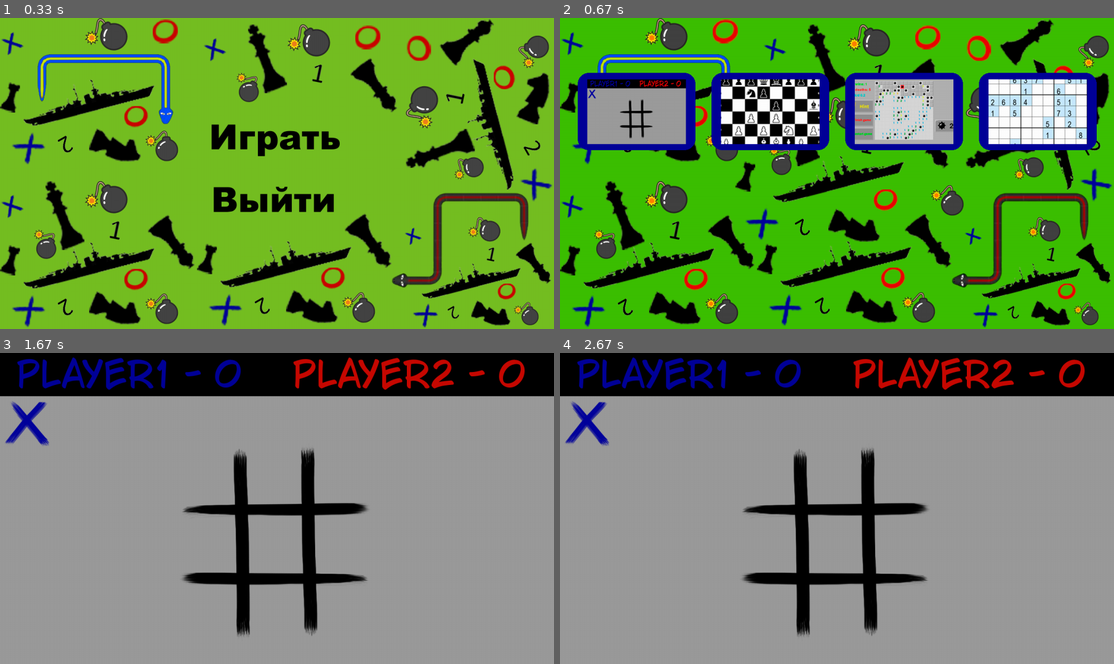
Above: before the commit, frames 1-4 (two rows, left to right).
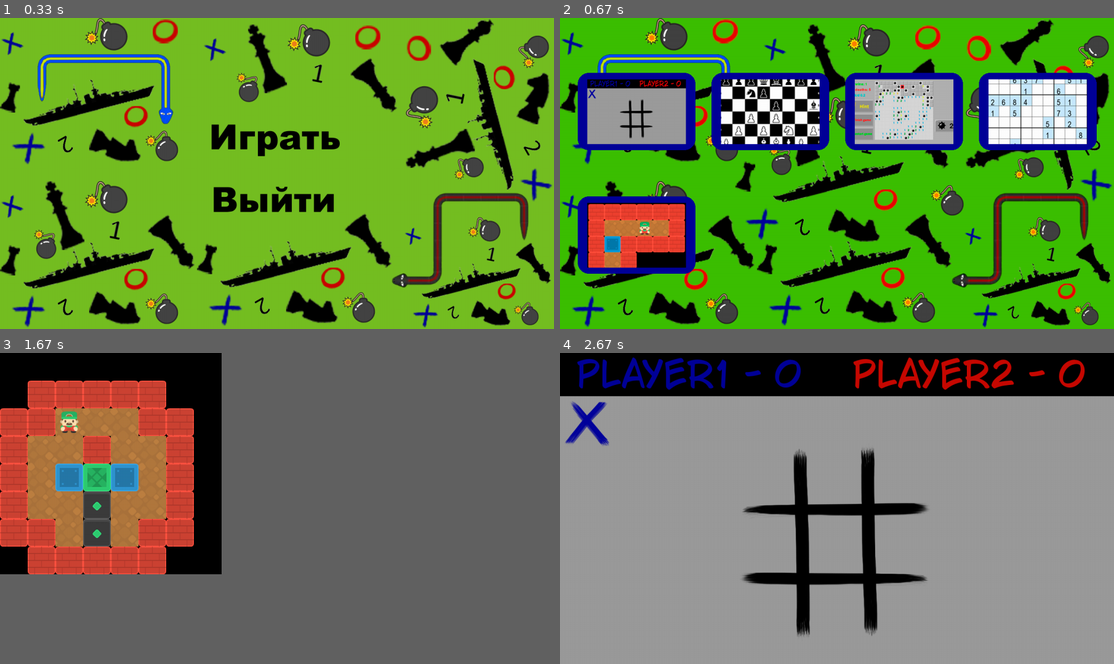
Above: after the commit, the same moments.

Repository: Paxnar/Chesss
Game: pygame game, started from main.py
Two runs of this game, one before a commit and one after it. Both use one fixed random seed, a clock stepped at 60 frames per second and the inputs below.
Inputs (mouse positions are in pixels of both pictures, inside the frame that each line leads up to):
- Up to frame 1 (0.33 s): no input
- Up to frame 2 (0.67 s): click "Играть" at 0.38 s
- Up to frame 3 (1.67 s): click (210, 446) at 0.72 s; hold Esc 1-1.47 s; click (105, 580) at 1.55 s
- Up to frame 4 (2.67 s): hold Esc 1.83-2.3 s; hold Right 1.83-2.3 s; move the mouse to (698, 483) at 1.87 s; click "Player1 - 0" at 2.38 s
In our replay, in frame 3 the window is 900x506 before the commit and 360x360 after it. These sizes can differ from the game's own. Grey fills any space a smaller window leaves; there, only what the larger window draws over its background counts as a difference.

Frame 1 is identical in both runs. In frame 2, 5.0% of the frame differs, in the area x 3-25%, y 57-83%; in frame 3, 38%, in the area x 0-100%, y 0-92%; in frame 4, nothing differs.

Commit message:
PyGames 1.2

Diff:
--- a/games/sokoban/sokoban.py
+++ b/games/sokoban/sokoban.py
@@ -6,7 +6,7 @@
 
 
 def load_level(filename):
-    filename = 'levels\\' + filename
+    filename = 'games\\sokoban\\levels\\' + filename
     # читаем уровень, убирая символы перевода строки
     with open(filename, 'r') as mapFile:
         level_map = [line.strip() for line in mapFile]
@@ -14,7 +14,7 @@
 
 
 def load_image(name, color_key=None):
-    fullname = os.path.join('images\\', name)
+    fullname = os.path.join('games\\sokoban\\images\\', name)
     try:
         image = pygame.image.load(fullname)
     except pygame.error as message:
@@ -103,7 +103,7 @@
     return new_player, x, y, env
 
 
-def main(scr, lvl=1):
+def main(scr, lvl=6):
     global screen, tile_width, player, boxes, all_sprites, boxes_group, env_group, grnd_group, walls_group, player_group, tile_width, tile_height, tile_images, player_images
     tile_width = tile_height = 64
     player = None
@@ -219,6 +219,8 @@
                             env -= 1
                 if event.key == pygame.K_c:
                     main(screen, lvl)
+                if event.key == pygame.K_ESCAPE:
+                    run = False
         screen.fill((0, 0, 0))
         walls_group.draw(screen)
         grnd_group.draw(screen)
@@ -226,14 +228,9 @@
         boxes_group.draw(screen)
         player_group.draw(screen)
         pygame.display.flip()
-        if env == 0:
+        if env == 0 and lvl + 1 != 7:
             time.sleep(1)
             main(screen, lvl + 1)
-    pygame.quit()
-
-
-if __name__ == "__main__":
-    pygame.init()
-    size = width, height = 64 * 8, 64 * 8
-    screen = pygame.display.set_mode(size)
-    main(screen)
+        elif env == 0 and lvl + 1 == 7:
+            time.sleep(1)
+            main(screen, 1)
--- a/main.py
+++ b/main.py
@@ -4,6 +4,7 @@
 from games.chess.main import  main as chess
 from games.mine_sweeper.mine_sweeper import main as mine_sweeper
 from games.sudoku.sudoku import main as sudoku
+from games.sokoban.sokoban import main as sokoban
 
 class Menu:
     def __init__(self, menu_items=None, menu_games=None):
@@ -88,6 +89,12 @@
                             pygame.display.set_mode((500, 600))
                             sudoku(screen)
                             pygame.display.set_mode((1280, 720))
+                        if game == 4:
+                            pygame.mixer.music.pause()
+                            mus = False
+                            pygame.display.set_mode((512, 512))
+                            sokoban(screen)
+                            pygame.display.set_mode((1280, 720))
                     if games_event.type == pygame.KEYDOWN and games_event.key == pygame.K_ESCAPE:
                         menu_section = "items"
 
@@ -98,7 +105,7 @@
          ((488, 360), (289, 93), "Выйти", (0, 0, 0), (18, 0, 255), 1)]
 
 games = [[(41, "data\\images\\game_ttt.png", 0), (350, "data\\images\\game_chess.png", 1), (659, "data\\images\\game_mine_sweeper.png", 2),
-          (968, "data\\images\\sudoku.png", 3), 127]]
+          (968, "data\\images\\sudoku.png", 3), 127], [(41, "data\\images\\game_sokoban.png", 4), 413]]
 
 pygame.init()
 size = width, height = 1280, 720
Binary file added: data/images/game_sokoban.png
